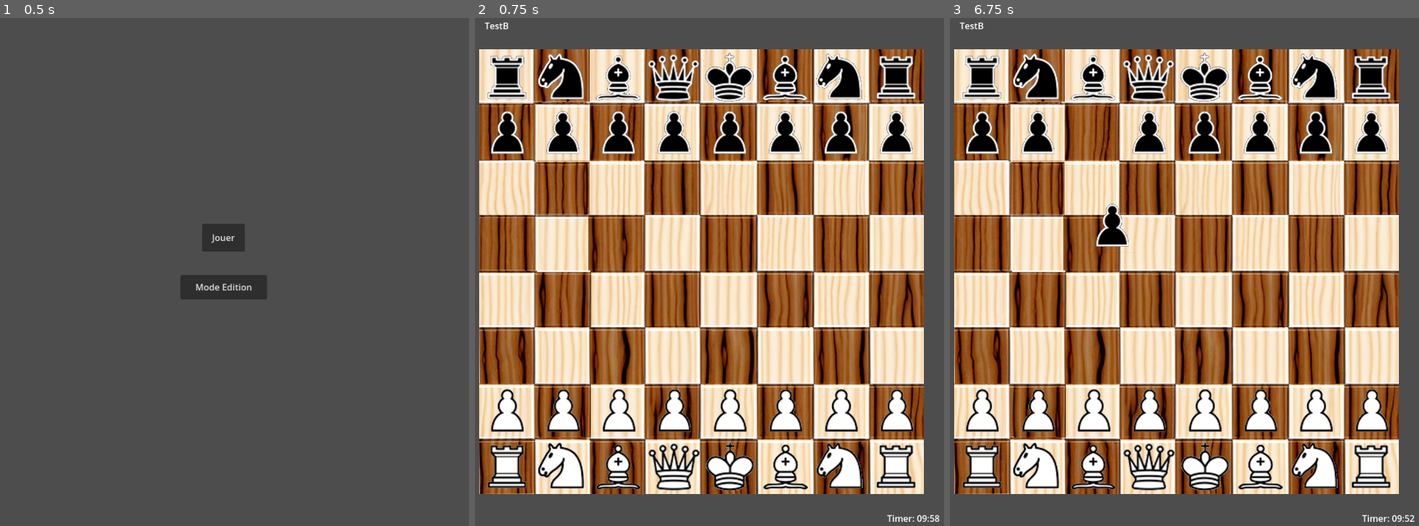
Above: before the commit, frames 1-3 (left to right).
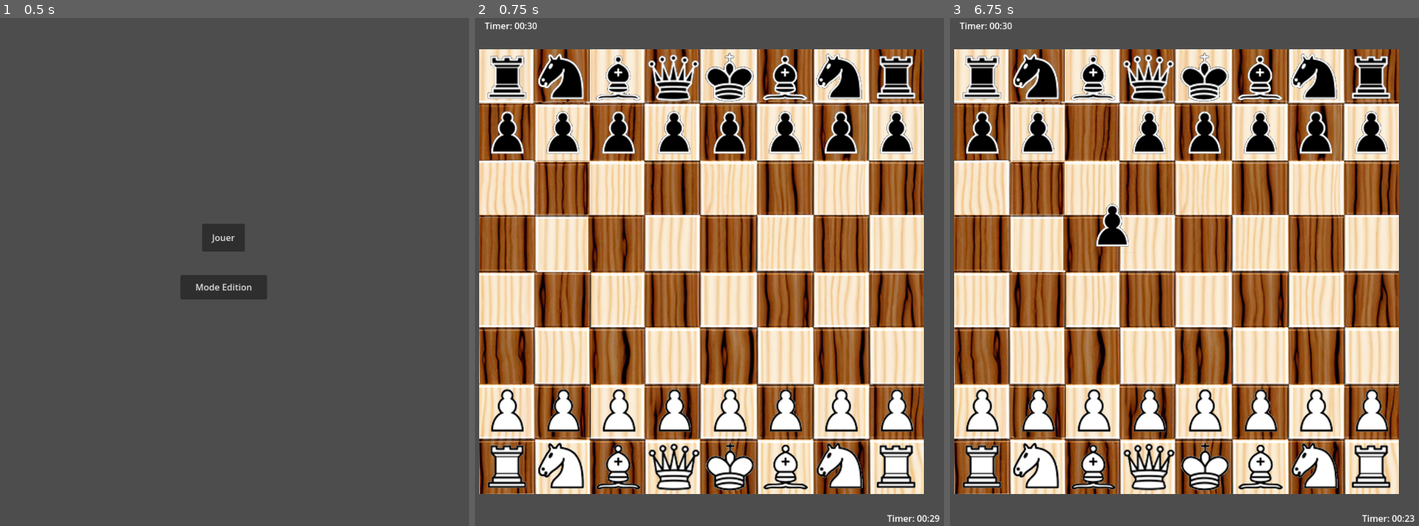
Above: after the commit, the same moments.

Repository: FabriceValmont/ChessGame-in-Godot4
Game: Godot game, scene res://Scene/menu.tscn
Same seed, same stepped clock (60 frames per second), same inputs: the game is played once before the commit and once after it.
Inputs (mouse positions are in pixels of both pictures, inside the frame that each line leads up to):
- Up to frame 1 (0.5 s): no input
- Up to frame 2 (0.75 s): click "Jouer" at 0.5 s
- Up to frame 3 (6.75 s): tap Enter at 1.25, 3.5, 5 s; move the mouse to (1297, 241) at 1.27 s; hold Shift 1.28-2 s; click (1297, 241) at 1.42 s; tap Space at 2, 4.25, 6.5 s; drag from (1067, 297) to (982, 409) at 2.02 s; move the mouse to (1231, 150) at 2.77 s; tap Ctrl at 2.85 s; click (1231, 150) at 2.92 s; drag from (1146, 383) to (1259, 409) at 3.52 s; move the mouse to (1343, 353) at 4.27 s; tap Alt at 4.35 s; click (1343, 353) at 4.42 s; drag from (1010, 190) to (1095, 409) at 5.02 s; move the mouse to (1203, 272) at 5.77 s; hold Shift 5.78-6.5 s; click (1203, 272) at 5.92 s; drag from (1095, 134) to (1146, 409) at 6.52 s

Frame 1 is identical in both runs. In frame 2, 0.1% of the frame differs, in the area x 3-100%, y 0-100%; in frame 3, less than 0.1%.
Error after the commit: Invalid access to property or key 'i' on a base object of type 'null instance'. (res://Script/Variable_global.gd:1128)

Commit message:
Fin de la mise en place du timer

Diff:
--- a/Scene/timer.tscn
+++ b/Scene/timer.tscn
@@ -14,9 +14,8 @@
 offset_right = 882.0
 offset_bottom = 958.0
 
-[node name="TextTimeBlack" type="Label" parent="."]
+[node name="TextTimerBlack" type="Label" parent="."]
 offset_left = 110.0
 offset_top = 46.0
 offset_right = 153.0
 offset_bottom = 72.0
-text = "TestB"
--- a/Script/menu.gd
+++ b/Script/menu.gd
@@ -12,6 +12,7 @@
 
 func _on_play_pressed():
 	get_tree().change_scene_to_file("res://Scene/gameScreen.tscn")
+	VariableGlobal.gameLaunch = true
 
 
 func _on_editor_mod_pressed():
--- a/Script/variable_global.gd
+++ b/Script/variable_global.gd
@@ -6,6 +6,9 @@
 var attackPieceWhiteOnTheChessboard = []
 var attackPieceBlackOnTheChessboard = []
 
+var pathKingWhite
+var pathKingBlack
+var gameLaunch = false
 var oneMoveCase = 100
 var turnWhite = true
 var updateOfThePartsAttack = false
@@ -17,17 +20,22 @@
 var pieceProtectTheKing = false
 var threatened = false
 var stalemate = true
+var checkmateWhite = false
+var checkmateBlack = false
 var checkmate = false
 
 func _ready():
+	await get_tree().process_frame
 	createBoard(12,12)
 	initialisingChessBoard()
 	createAttackBoardWhiteAndBlack(12,12)
 	initialisingAttackBoardWhiteAndBlack()
+	pathKingWhite = "/root/gameScreen/ChessBoard/KingWhite"
+	pathKingBlack = "/root/gameScreen/ChessBoard/KingBlack"
+
 
 func _process(delta):
-	await get_tree().process_frame
-	if turnWhite == true:
+	if turnWhite == true and gameLaunch == true:
 		if updateOfThePartsAttack == false:
 			updateAttackWhiteandBlack()
 			attackPiecesWhite()
@@ -37,8 +45,7 @@
 			verificationStalemate("Black", "PawnWhite","KnightWhite","BishopWhite","RookWhite","QueenWhite",attackPieceBlackOnTheChessboard)
 			updateOfThePartsAttack = true
 
-	elif turnWhite == false:
-#		get_node("/root/ChessBoard/Camera2D").set_rotation_degrees(180)
+	elif turnWhite == false and gameLaunch == true:
 		if updateOfThePartsAttack == true:
 			updateAttackWhiteandBlack()
 			attackPiecesWhite()
@@ -568,7 +575,7 @@
 			elif targetPiece != "0":
 				print("targetPiece: ", targetPiece)
 				if targetPiece.begins_with(piece1) or targetPiece.begins_with(piece2):
-					var pathPiece = get_node("/root/ChessBoard/" + targetPiece)
+					var pathPiece = get_node("/root/gameScreen/ChessBoard/" + targetPiece)
 					pieceProtectTheKing = true
 					sendDefenceCoordinates(pathPiece,attackerPositionILoop,attackerPositionJLoop,targetPiece)
 					print("pieceProtectTheKing: ", pieceProtectTheKing)
@@ -598,7 +605,7 @@
 			elif targetPiece != "0":
 				print("targetPiece: ", targetPiece)
 				if targetPiece.begins_with(piece1) or targetPiece.begins_with(piece2):
-					var pathPiece = get_node("/root/ChessBoard/" + targetPiece)
+					var pathPiece = get_node("/root/gameScreen/ChessBoard/" + targetPiece)
 					pieceProtectTheKing = true
 					sendDefenceCoordinates(pathPiece,attackerPositionILoop,attackerPositionJLoop,targetPiece)
 					print("pieceProtectTheKing: ", pieceProtectTheKing)
@@ -628,7 +635,7 @@
 		elif targetPiece != "0":
 			print("targetPiece: ", targetPiece)
 			if targetPiece.begins_with(piece):
-				var pathPiece = get_node("/root/ChessBoard/" + targetPiece)
+				var pathPiece = get_node("/root/gameScreen/ChessBoard/" + targetPiece)
 				pieceProtectTheKing = true
 				sendDefenceCoordinates(pathPiece,attackerPositionILoop,attackerPositionJLoop,targetPiece)
 				print("pieceProtectTheKing: ", pieceProtectTheKing)
@@ -643,7 +650,7 @@
 		print("ffpwb: ",chessBoard[attackerPositionILoop+1][attackerPositionJLoop])
 		if chessBoard[attackerPositionILoop+1][attackerPositionJLoop].begins_with("PawnWhite"):
 			var targetPiece = chessBoard[attackerPositionILoop+1][attackerPositionJLoop]
-			var pathPiece = get_node("/root/ChessBoard/" + targetPiece)
+			var pathPiece = get_node("/root/gameScreen/ChessBoard/" + targetPiece)
 			pieceProtectTheKing = true
 			sendDefenceCoordinates(pathPiece,attackerPositionILoop,attackerPositionJLoop,targetPiece)
 			print("pieceProtectTheKing: ", pieceProtectTheKing)
@@ -656,9 +663,9 @@
 		var pawnName = chessBoard[attackerPositionILoop+2][attackerPositionJLoop]
 		print("ffpwb: ",chessBoard[attackerPositionILoop+2][attackerPositionJLoop])
 		if chessBoard[attackerPositionILoop+2][attackerPositionJLoop].begins_with("PawnWhite")\
-		and get_node("/root/ChessBoard/" + pawnName).initialPosition == true:
+		and get_node("/root/gameScreen/ChessBoard/" + pawnName).initialPosition == true:
 			var targetPiece = chessBoard[attackerPositionILoop+2][attackerPositionJLoop]
-			var pathPiece = get_node("/root/ChessBoard/" + targetPiece)
+			var pathPiece = get_node("/root/gameScreen/ChessBoard/" + targetPiece)
 			pieceProtectTheKing = true
 			sendDefenceCoordinates(pathPiece,attackerPositionILoop,attackerPositionJLoop,targetPiece)
 			print("pieceProtectTheKing: ", pieceProtectTheKing)
@@ -673,7 +680,7 @@
 		print("ffpbb: ",chessBoard[attackerPositionILoop-1][attackerPositionJLoop])
 		if chessBoard[attackerPositionILoop-1][attackerPositionJLoop].begins_with("PawnBlack"):
 			var targetPiece = chessBoard[attackerPositionILoop-1][attackerPositionJLoop]
-			var pathPiece = get_node("/root/ChessBoard/" + targetPiece)
+			var pathPiece = get_node("/root/gameScreen/ChessBoard/" + targetPiece)
 			pieceProtectTheKing = true
 			sendDefenceCoordinates(pathPiece,attackerPositionILoop,attackerPositionJLoop,targetPiece)
 			print("pieceProtectTheKing: ", pieceProtectTheKing)
@@ -686,9 +693,9 @@
 		var pawnName = chessBoard[attackerPositionILoop-2][attackerPositionJLoop]
 		print("ffpbb: ",chessBoard[attackerPositionILoop-2][attackerPositionJLoop])
 		if chessBoard[attackerPositionILoop-2][attackerPositionJLoop].begins_with("PawnBlack")\
-		and get_node("/root/ChessBoard/" + pawnName).initialPosition == true:
+		and get_node("/root/gameScreen/ChessBoard/" + pawnName).initialPosition == true:
 			var targetPiece = chessBoard[attackerPositionILoop-2][attackerPositionJLoop]
-			var pathPiece = get_node("/root/ChessBoard/" + targetPiece)
+			var pathPiece = get_node("/root/gameScreen/ChessBoard/" + targetPiece)
 			pieceProtectTheKing = true
 			sendDefenceCoordinates(pathPiece,attackerPositionILoop,attackerPositionJLoop,targetPiece)
 			print("pieceProtectTheKing: ", pieceProtectTheKing)
@@ -704,7 +711,7 @@
 			print("ffpwd: ",chessBoard[attackerPositioni+1][attackerPositionj+1])
 			if chessBoard[attackerPositioni+1][attackerPositionj+1].begins_with("PawnWhite"):
 				var targetPiece = chessBoard[attackerPositioni+1][attackerPositionj+1]
-				var pathPiece = get_node("/root/ChessBoard/" + targetPiece)
+				var pathPiece = get_node("/root/gameScreen/ChessBoard/" + targetPiece)
 				pieceProtectTheKing = true
 				sendDefenceCoordinates(pathPiece,attackerPositioni,attackerPositionj,targetPiece)
 				print("pieceProtectTheKing: ", pieceProtectTheKing)
@@ -718,7 +725,7 @@
 			print("ffpwg: ",chessBoard[attackerPositioni+1][attackerPositionj-1])
 			if chessBoard[attackerPositioni+1][attackerPositionj-1].begins_with("PawnWhite"):
 				var targetPiece = chessBoard[attackerPositioni+1][attackerPositionj-1]
-				var pathPiece = get_node("/root/ChessBoard/" + targetPiece)
+				var pathPiece = get_node("/root/gameScreen/ChessBoard/" + targetPiece)
 				pieceProtectTheKing = true
 				sendDefenceCoordinates(pathPiece,attackerPositioni,attackerPositionj,targetPiece)
 				print("pieceProtectTheKing: ", pieceProtectTheKing)
@@ -734,7 +741,7 @@
 			print("ffpbd: ",chessBoard[attackerPositioni-1][attackerPositionj+1])
 			if chessBoard[attackerPositioni-1][attackerPositionj+1].begins_with("PawnBlack"):
 				var targetPiece = chessBoard[attackerPositioni-1][attackerPositionj+1]
-				var pathPiece = get_node("/root/ChessBoard/" + targetPiece)
+				var pathPiece = get_node("/root/gameScreen/ChessBoard/" + targetPiece)
 				pieceProtectTheKing = true
 				sendDefenceCoordinates(pathPiece,attackerPositioni,attackerPositionj,targetPiece)
 				print("pieceProtectTheKing: ", pieceProtectTheKing)
@@ -748,7 +755,7 @@
 			print("ffpbg: ",chessBoard[attackerPositioni-1][attackerPositionj-1])
 			if chessBoard[attackerPositioni-1][attackerPositionj-1].begins_with("PawnBlack"):
 				var targetPiece = chessBoard[attackerPositioni-1][attackerPositionj-1]
-				var pathPiece = get_node("/root/ChessBoard/" + targetPiece)
+				var pathPiece = get_node("/root/gameScreen/ChessBoard/" + targetPiece)
 				pieceProtectTheKing = true
 				sendDefenceCoordinates(pathPiece,attackerPositioni,attackerPositionj,targetPiece)
 				print("pieceProtectTheKing: ", pieceProtectTheKing)
@@ -1034,8 +1041,8 @@
 	print("stalemateOnlyKing: ", stalemate)
 
 func verificationStalemate(color,pawnColor,knightColor,bishopColor,rookColor,queenColor,attackColor):
-	var KingWhite = get_node("/root/ChessBoard/KingWhite")
-	var KingBlack = get_node("/root/ChessBoard/KingBlack")
+	var KingWhite = get_node(pathKingWhite)
+	var KingBlack = get_node(pathKingBlack)
 	var pieceFinded1 = false
 	var pieceFinded2 = false
 	var onlyPawnAndKing = false
@@ -1113,49 +1120,50 @@
 		print("stalemate: ", stalemate)
 
 func verificationCheckAndCheckmate():
-	if get_node("/root/ChessBoard/KingWhite") != null:
-		var KingWhite = get_node("/root/ChessBoard/KingWhite")
-		var KingBlack = get_node("/root/ChessBoard/KingBlack")
-
-		print("Enter in verificationCheckAndCheckmate")
-		if turnWhite == true:
-			if attackPieceWhiteOnTheChessboard[KingBlack.i][KingBlack.j] == 0:
-				checkBlack = false
-				pieceProtectTheKing = false
-			if attackPieceBlackOnTheChessboard[KingWhite.i][KingWhite.j] >= 1:
-				checkWhite = true
-
-				checkingDirectionOfAttack(chessBoard,KingWhite,"KnightBlack","BishopBlack","RookBlack","QueenBlack","KingBlack")
-				print("directionOfAttack: ",directionOfAttack)
-
-				verificationDefenderAllAttack("KnightWhite","BishopWhite","RookWhite","QueenWhite","KingWhite")
-
-				checkmateKing("PawnWhite","KnightWhite","BishopWhite","RookWhite","QueenWhite",KingWhite,attackPieceBlackOnTheChessboard)
-
-				if threatened == true:
-					checkmate = true
-					print("Echec et mat pour le roi blanc")
-
-			print("King White check: ", checkWhite)
-			print("King Black check: ", checkBlack)
-
-		else:
-			if attackPieceBlackOnTheChessboard[KingWhite.i][KingWhite.j] == 0:
-				checkWhite = false
-				pieceProtectTheKing = false
-			if attackPieceWhiteOnTheChessboard[KingBlack.i][KingBlack.j] >= 1:
-				checkBlack = true
-
-				checkingDirectionOfAttack(chessBoard,KingBlack,"KnightWhite","BishopWhite","RookWhite","QueenWhite","KingWhite")
-				print("directionOfAttack: ",directionOfAttack)
-
-				verificationDefenderAllAttack("KnightBlack","BishopBlack","RookBlack","QueenBlack","KingBlack")
-
-				checkmateKing("PawnBlack","KnightBlack","BishopBlack","RookBlack","QueenBlack",KingBlack,attackPieceWhiteOnTheChessboard)
-
-				if threatened == true:
-					checkmate = true
-					print("Echec et mat pour le roi noir")
-
-			print("King White check: ", checkWhite)
-			print("King Black check: ", checkBlack)
+	var KingWhite = get_node(pathKingWhite)
+	var KingBlack = get_node(pathKingBlack)
+
+	print("Enter in verificationCheckAndCheckmate")
+	if turnWhite == true:
+		if attackPieceWhiteOnTheChessboard[KingBlack.i][KingBlack.j] == 0:
+			checkBlack = false
+			pieceProtectTheKing = false
+		if attackPieceBlackOnTheChessboard[KingWhite.i][KingWhite.j] >= 1:
+			checkWhite = true
+
+			checkingDirectionOfAttack(chessBoard,KingWhite,"KnightBlack","BishopBlack","RookBlack","QueenBlack","KingBlack")
+			print("directionOfAttack: ",directionOfAttack)
+
+			verificationDefenderAllAttack("KnightWhite","BishopWhite","RookWhite","QueenWhite","KingWhite")
+
+			checkmateKing("PawnWhite","KnightWhite","BishopWhite","RookWhite","QueenWhite",KingWhite,attackPieceBlackOnTheChessboard)
+
+			if threatened == true:
+				checkmateWhite = true
+				checkmate = true
+				print("Echec et mat pour le roi blanc")
+
+		print("King White check: ", checkWhite)
+		print("King Black check: ", checkBlack)
+
+	else:
+		if attackPieceBlackOnTheChessboard[KingWhite.i][KingWhite.j] == 0:
+			checkWhite = false
+			pieceProtectTheKing = false
+		if attackPieceWhiteOnTheChessboard[KingBlack.i][KingBlack.j] >= 1:
+			checkBlack = true
+
+			checkingDirectionOfAttack(chessBoard,KingBlack,"KnightWhite","BishopWhite","RookWhite","QueenWhite","KingWhite")
+			print("directionOfAttack: ",directionOfAttack)
+
+			verificationDefenderAllAttack("KnightBlack","BishopBlack","RookBlack","QueenBlack","KingBlack")
+
+			checkmateKing("PawnBlack","KnightBlack","BishopBlack","RookBlack","QueenBlack",KingBlack,attackPieceWhiteOnTheChessboard)
+
+			if threatened == true:
+				checkmateBlack = true
+				checkmate = true
+				print("Echec et mat pour le roi noir")
+
+		print("King White check: ", checkWhite)
+		print("King Black check: ", checkBlack)
--- a/Script/variable_global_option.gd
+++ b/Script/variable_global_option.gd
@@ -1,32 +1,44 @@
 extends Node
 
 var pathTextTimerWhite
-#@onready var pathTextTimerBlack = $gameScreen/Timer/TextTimerBlack
-var timerWhiteSecondes = 600
+var pathTextTimerBlack
+var timerWhiteSecondes = 30
 var timerWhiteMinutes = int(timerWhiteSecondes / 60)
-var WhiteSecondsRemaining = timerWhiteSecondes % 60
-var timerBlackSecondes = 600
+var whiteSecondsRemaining = timerWhiteSecondes % 60
+var timerBlackSecondes = 30
 var timerBlackMinutes = int(timerBlackSecondes / 60)
-var BlackSecondsRemaining = timerBlackSecondes % 60
+var blackSecondsRemaining = timerBlackSecondes % 60
 
 # Called when the node enters the scene tree for the first time.
 func _ready():
+	await get_tree().process_frame
 	pathTextTimerWhite = "/root/gameScreen/Timer/TextTimerWhite"
+	pathTextTimerBlack = "/root/gameScreen/Timer/TextTimerBlack"
 
 
 # Called every frame. 'delta' is the elapsed time since the previous frame.
 func _process(_delta):
-
-	if get_node(pathTextTimerWhite) != null :
-		print("TEST")
-		get_node(pathTextTimerWhite).set_text("Timer: " + str("%02d:%02d" % [timerWhiteMinutes, WhiteSecondsRemaining]))
-#		pathTextTimerBlack.set_text("Timer: " + str("%02d:%02d" % [timerBlackMinutes, BlackSecondsRemaining]))
-		if VariableGlobal.turnWhite == true :
-			WhiteSecondsRemaining -= _delta #Décompte des secondes
-			if WhiteSecondsRemaining < 0 : #Si les secondes atteignent 0
-				if timerWhiteMinutes > 0 : #Si des minutes restantes
-					timerWhiteMinutes -= 1 #Décrémentation des minutes
-					WhiteSecondsRemaining = 59 #Réinitialisation des secondes
-				else :
-					WhiteSecondsRemaining = 0 #Le timer est terminé
-					VariableGlobal.checkmate == true
+	if VariableGlobal.gameLaunch == true:
+		if get_node(pathTextTimerWhite) != null and get_node(pathTextTimerBlack) != null:
+			get_node(pathTextTimerWhite).set_text("Timer: " + str("%02d:%02d" % [timerWhiteMinutes, whiteSecondsRemaining]))
+			get_node(pathTextTimerBlack).set_text("Timer: " + str("%02d:%02d" % [timerBlackMinutes, blackSecondsRemaining]))
+			if VariableGlobal.turnWhite == true :
+				whiteSecondsRemaining -= _delta #Décompte des secondes
+				if whiteSecondsRemaining < 0 : #Si les secondes atteignent 0
+					if timerWhiteMinutes > 0 : #Si des minutes restantes
+						timerWhiteMinutes -= 1 #Décrémentation des minutes
+						whiteSecondsRemaining = 59 #Réinitialisation des secondes
+					else :
+						whiteSecondsRemaining = 0 #Le timer est terminé
+						VariableGlobal.checkmateWhite = true
+						VariableGlobal.checkmate = true
+			elif VariableGlobal.turnWhite == false :
+				blackSecondsRemaining -= _delta #Décompte des secondes
+				if blackSecondsRemaining < 0 : #Si les secondes atteignent 0
+					if timerBlackMinutes > 0 : #Si des minutes restantes
+						timerBlackMinutes -= 1 #Décrémentation des minutes
+						blackSecondsRemaining = 59 #Réinitialisation des secondes
+					else :
+						blackSecondsRemaining = 0 #Le timer est terminé
+						VariableGlobal.checkmateBlack = true
+						VariableGlobal.checkmate = true
